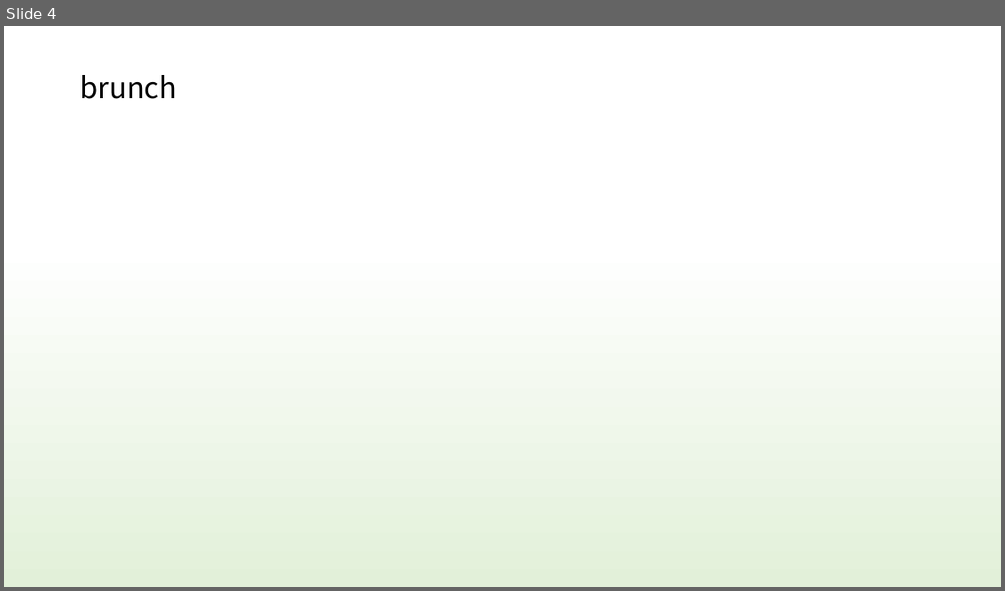
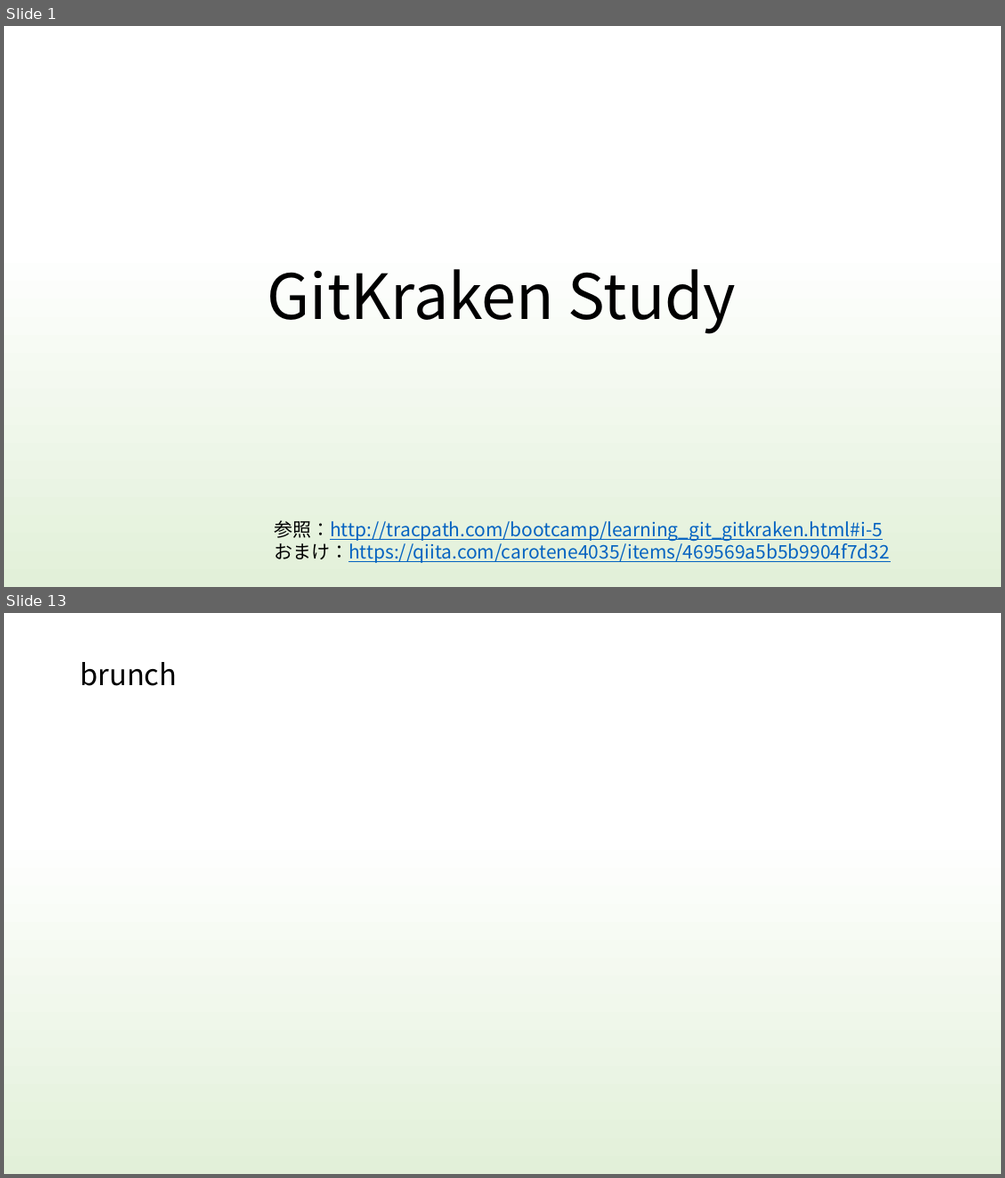
Before and after one commit to kiesproject/git-VR-study, a slide deck: 勉強会資料/H30VRStudy_Document/git_study.pptx. Shown one above the other, each under a label of ours: slide 4 before the commit, slides 1 and 13 after it; the slides between them are not shown. The pictures are 1005x591 and 1005x1178 pixels, drawn with LibreOffice and Linux fonts; fonts in the diff are those of the drawing. Boxes give left, top, right and bottom in pixels: in the first picture for what was removed or moved away, otherwise in the second. Text is boxed around its words. In the diff, an @@ line names an element or a change of style, - is before the commit and + after.

```diff
--- a/勉強会資料/H30VRStudy_Document/git_study.pptx
+++ b/勉強会資料/H30VRStudy_Document/git_study.pptx
@@ slide 1 added at (4,26,1001,587), background gradient #FFFFFF to #E2F0D9 to #BDBCBC @@
@@ title added at (267,269,736,334), 60 pt, text #000000 @@
+GitKraken Study
@@ text added at (274,520,890,563), 18 pt, text #0563C1, underline @@
+参照：http://tracpath.com/bootcamp/learning_git_gitkraken.html#i-5
+おまけ：https://qiita.com/carotene4035/items/469569a5b5b9904f7d32
@@ what was slide 4 is now slide 13 @@
```
Also in this commit, not shown: 2 slides changed, 9 other slides added, 1 slide removed.
